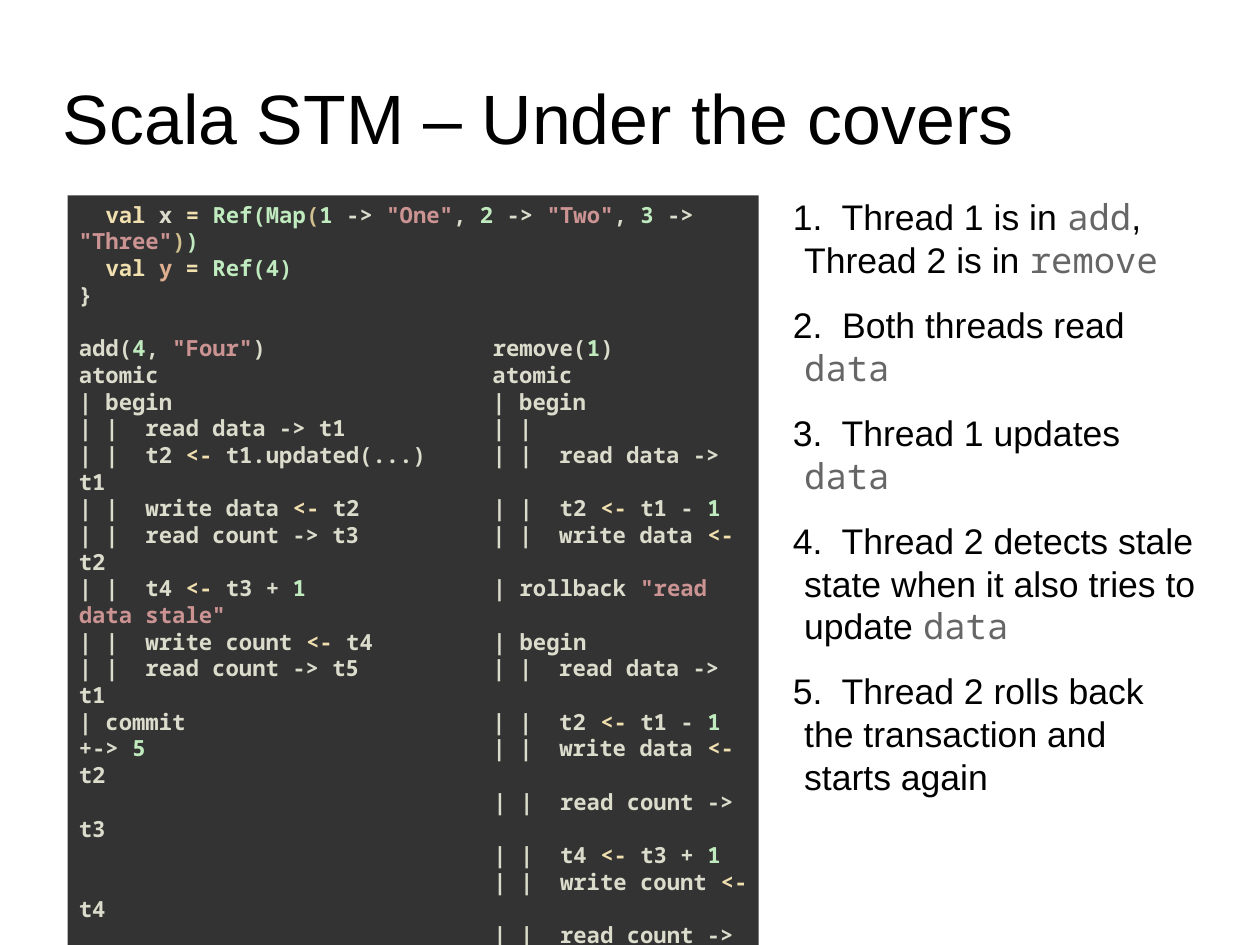
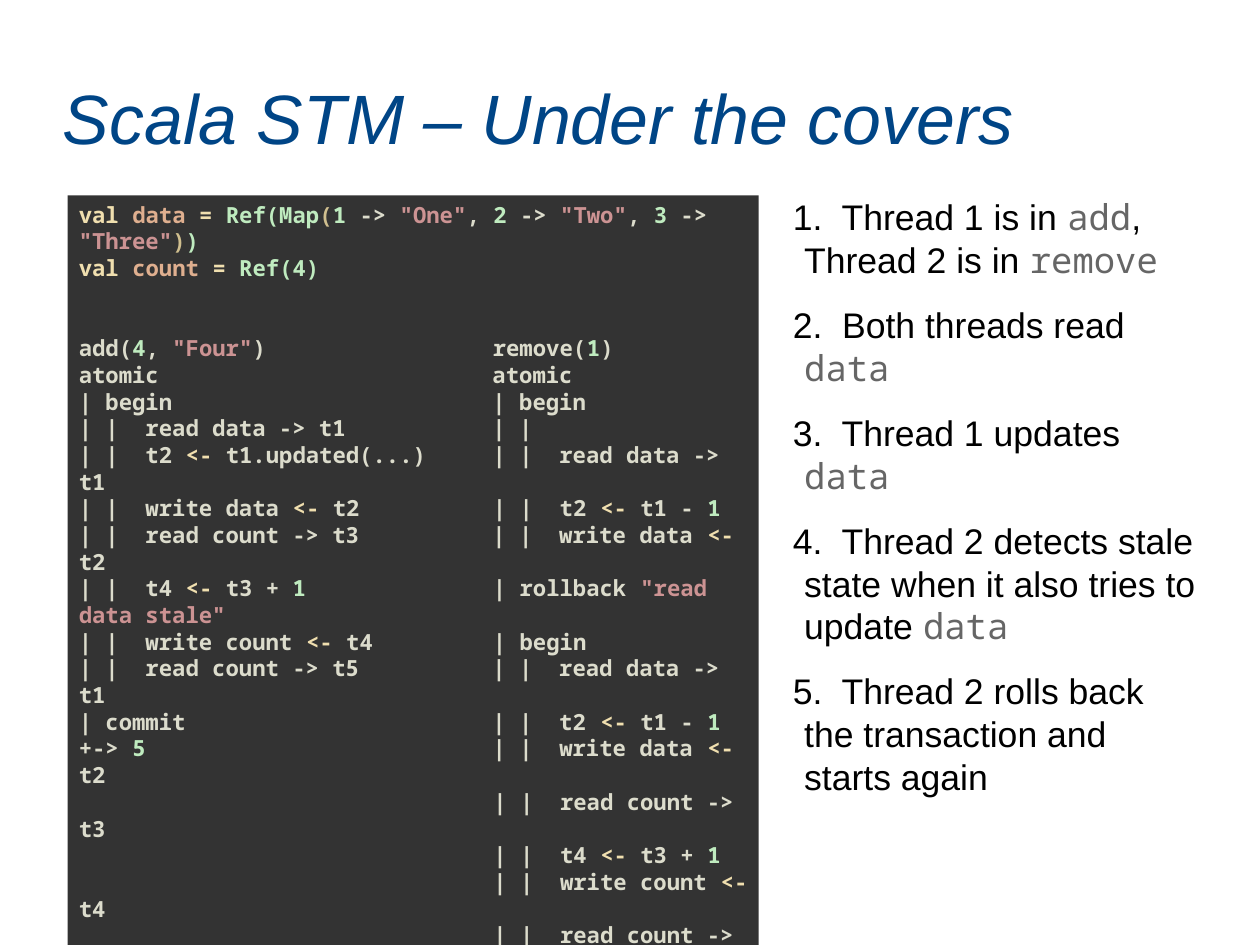
Before and after one commit to marcsaegesser/STMPresentation, a slide deck: slide 16 of slides/STMPresentation.odp. Drawn at 1260x945 pixels with LibreOffice and Linux fonts; fonts in the diff are those of the drawing. Boxes give left, top, right and bottom in pixels: in the first picture for what was removed or moved away, otherwise in the second. Text is boxed around its words. In the diff, an @@ line names an element or a change of style, - is before the commit and + after.

Commit message:
Final update to slides and code.

```diff
--- a/slides/STMPresentation.odp
+++ b/slides/STMPresentation.odp
@@ title "Scala STM – Under the ..." at box(63, 93, 1014, 145): text colour #000000 to #004586, italic on @@
@@ text in rectangle at box(79, 206, 667, 280): text changed @@
-val x = Ref(Map(1 -> "One", 2 -> "Two", 3 -> "Three"))
-val y = Ref(4)
-}
+val data = Ref(Map(1 -> "One", 2 -> "Two", 3 -> "Three"))
+val count = Ref(4)
```
Also in this commit, not shown: 28 other slides changed, 7 other files.
